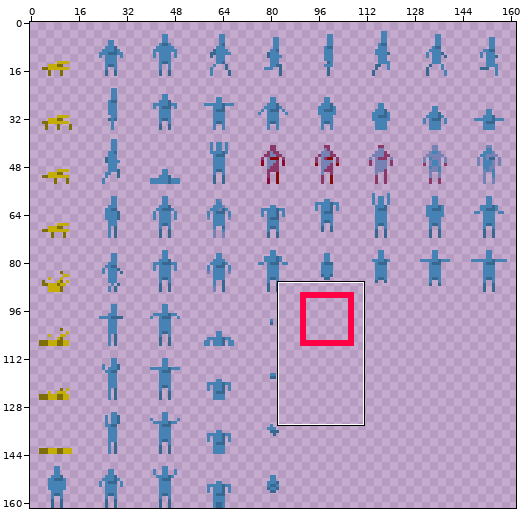
Two versions of one sprite sheet, media/images/sprites.png. The picture above shows the old version from afar; the outline marks the close-up.
Close-up. Before the commit:
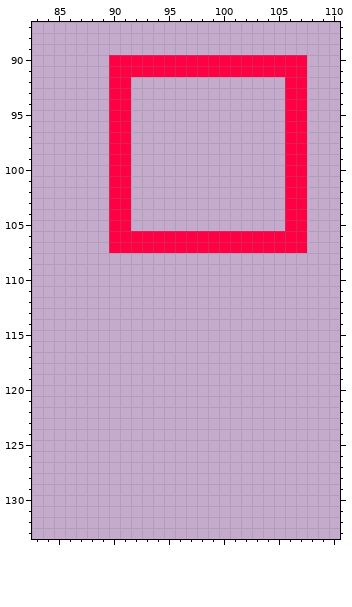
The file is 162x162 pixels. Shown: x 83..110, y 87..133.
After the commit:
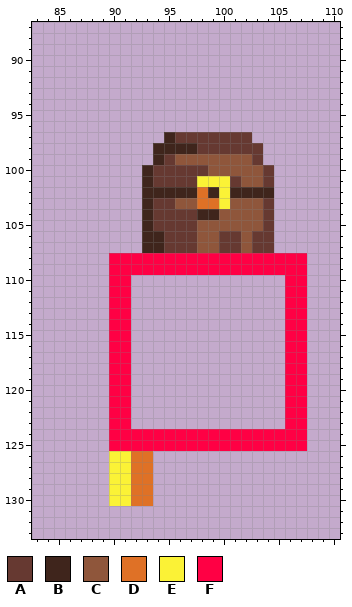
Palette (. is transparent): A #663931  B #3f251c  C #8f563b  D #df7126  E #fbf236  F #ff0044
Changes in this commit:
Changed rows in their new state; - is an unchanged pixel.
first column x 90:
 90 ..................
 91 ..................
 92 ..--------------..
 93 ..--------------..
 94 ..--------------..
 95 ..--------------..
 96 ..--------------..
 97 ..---BAAAAAAA---..
 98 ..--BBBBAAAAAA--..
 99 ..--BACCCCCCCA--..
100 ..-BAAAAACCCCCA-..
101 ..-BAAAAEEEACCA-..
102 ..-BBBBBDBEBBBB-..
103 ..-BAACCDDECCCA-..
104 ..-BAAAABBCCCCA-..
105 ..-BAAAACCCCCCA-..
106 ...BBAAACCAACAA...
107 ...BBAAACCAACAA...
108 FFFFFFFFFFFFFFFFFF
109 FFFFFFFFFFFFFFFFFF
110 FF--------------FF
111 FF--------------FF
112 FF--------------FF
113 FF--------------FF
114 FF--------------FF
115 FF--------------FF
116 FF--------------FF
117 FF--------------FF
118 FF--------------FF
119 FF--------------FF
120 FF--------------FF
121 FF--------------FF
122 FF--------------FF
123 FF--------------FF
124 FFFFFFFFFFFFFFFFFF
125 FFFFFFFFFFFFFFFFFF
126 EEDD--------------
127 EEDD--------------
128 EEDD--------------
129 EEDD--------------
130 EEDD--------------
Where, in picture pixels (left, top, right, bottom), the same in both close-ups:
changed: (109, 55, 307, 506)
